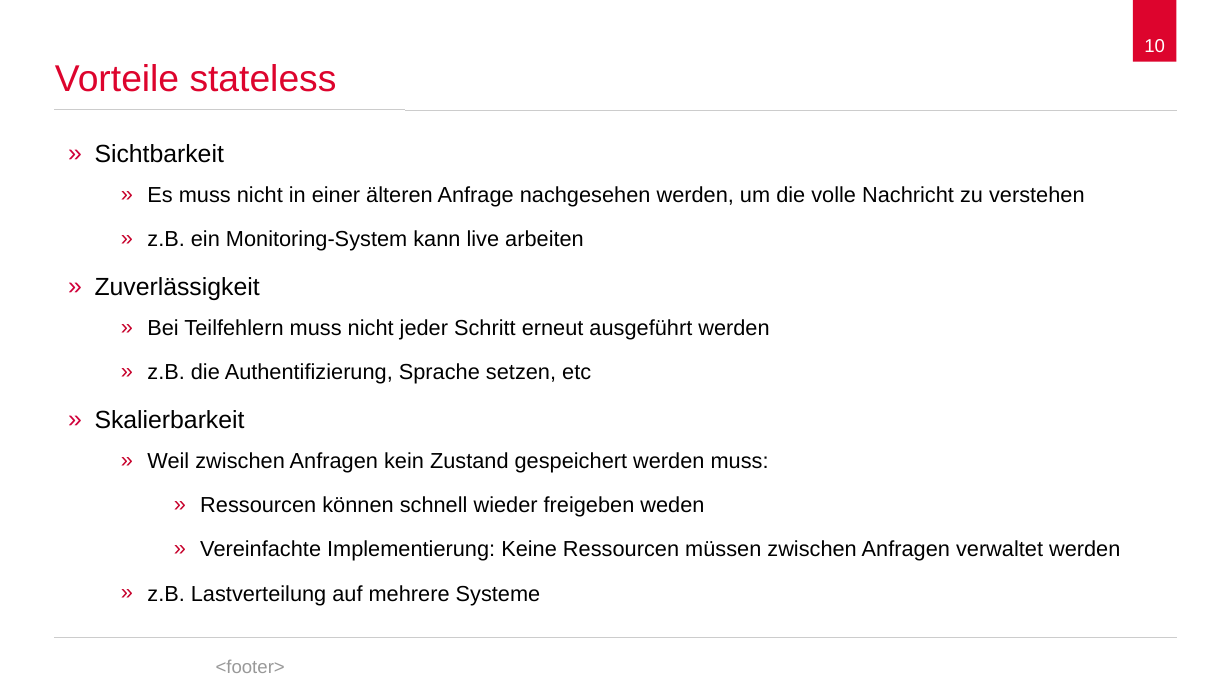
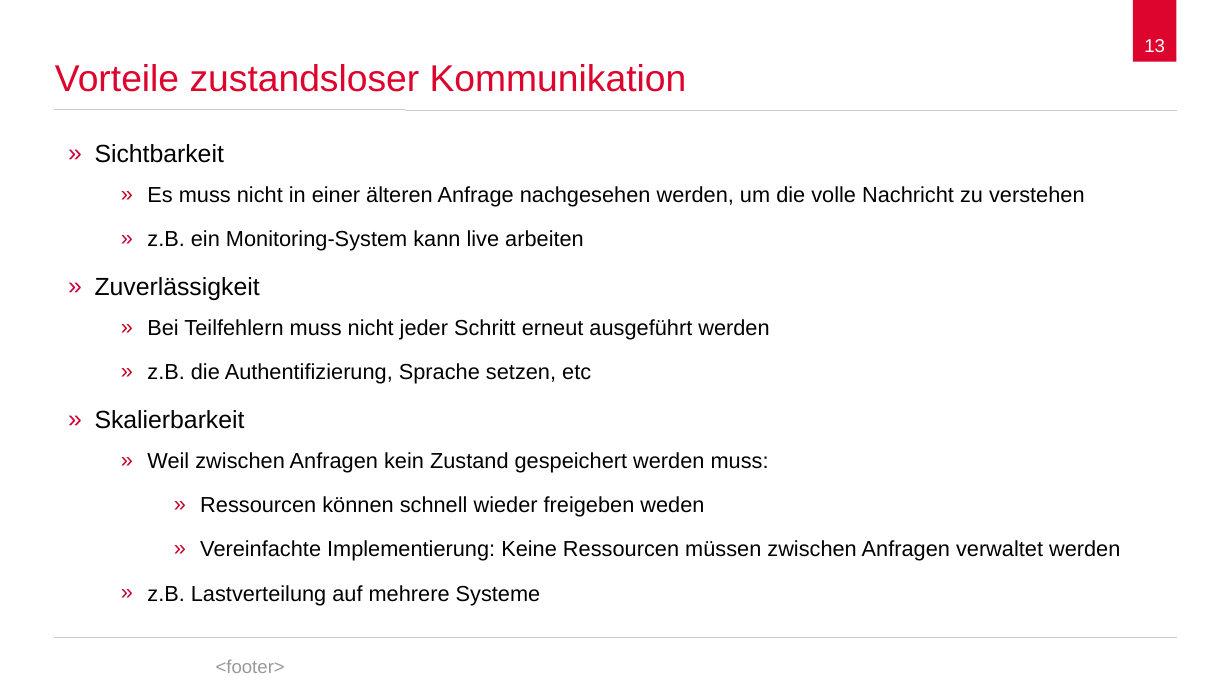
Before and after one commit to spaceone/presentations, a slide deck: slide 13 of representational-state-transfer/representational-state-transfer.odp (slide 10 before the commit). Drawn at 1232x693 pixels with LibreOffice and Linux fonts; fonts in the diff are those of the drawing; background and template pictures are left out. Boxes give left, top, right and bottom in pixels: in the first picture for what was removed or moved away, otherwise in the second. Text is boxed around its words. In the diff, an @@ line names an element or a change of style, - is before the commit and + after.

```diff
--- a/representational-state-transfer/representational-state-transfer.odp
+++ b/representational-state-transfer/representational-state-transfer.odp
@@ page number at (x1=1144, y1=39, x2=1165, y2=52): text changed @@
-10
+13
@@ title at (x1=55, y1=64, x2=687, y2=92): text changed @@
-Vorteile stateless
+Vorteile zustandsloser Kommunikation
```
Also in this commit, not shown: 12 other slides changed, 10 slides added, 1 slide removed.
